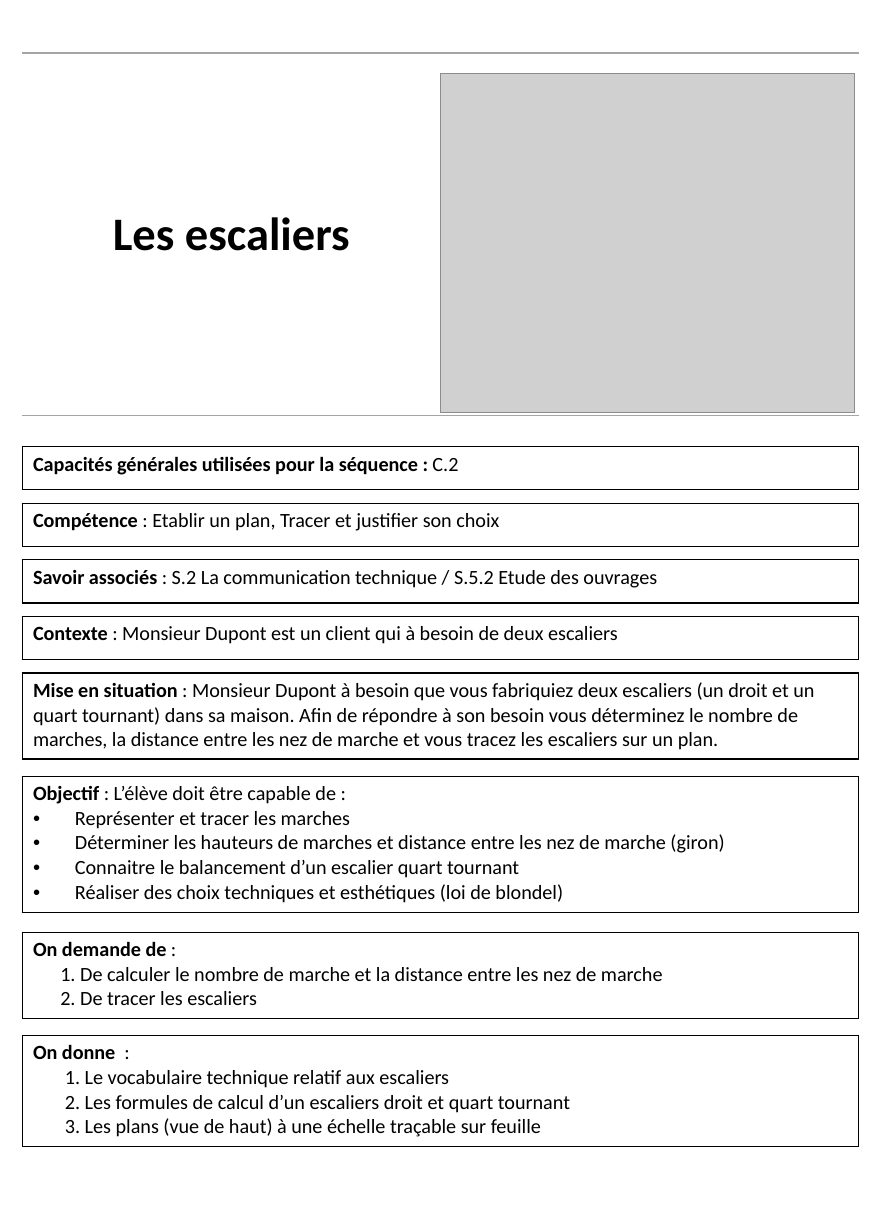
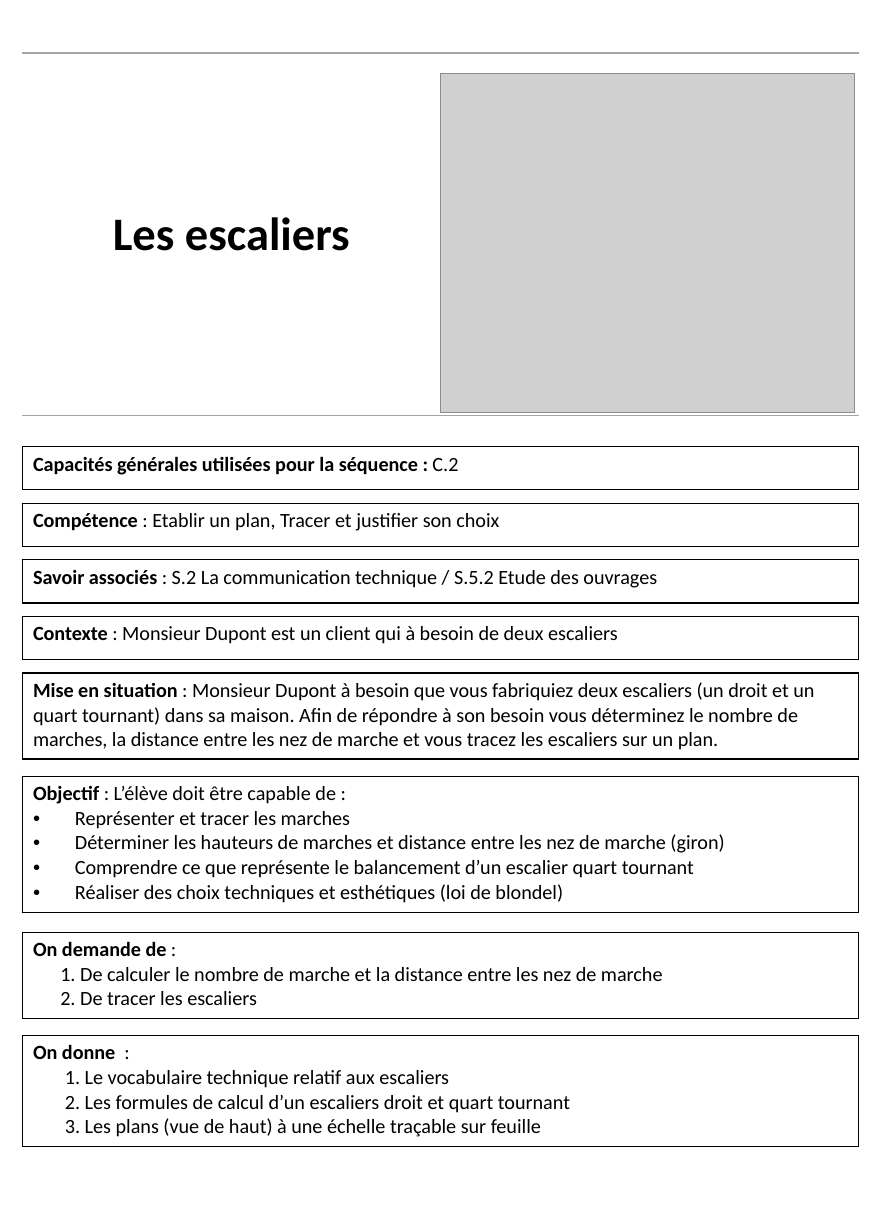
Before and after one commit to kduchevreuil/Cours-Menuiserie, a slide deck: slide 2 of escaliers.pptx. Drawn at 880x1232 pixels with LibreOffice and Linux fonts; fonts in the diff are those of the drawing; grey boxes stand for pictures. Boxes give left, top, right and bottom in pixels: in the first picture for what was removed or moved away, otherwise in the second. Text is boxed around its words. In the diff, an @@ line names an element or a change of style, - is before the commit and + after.

```diff
--- a/escaliers.pptx
+++ b/escaliers.pptx
@@ table at [22, 777, 859, 914] @@
-row 1, column 1: Objectif : L’élève doit être capable de : / Représenter et tracer les marches / Déterminer les hauteurs de marches et distance entre les nez de marche (giron) / Connaitre le balancement d’un escalier quart tournant / Réaliser des choix techniques et esthétiques (loi de blondel)
+row 1, column 1: Objectif : L’élève doit être capable de : / Représenter et tracer les marches / Déterminer les hauteurs de marches et distance entre les nez de marche (giron) / Comprendre ce que représente le balancement d’un escalier quart tournant / Réaliser des choix techniques et esthétiques (loi de blondel)
```
Also in this commit, not shown: 4 other slides changed, 9 other files.
